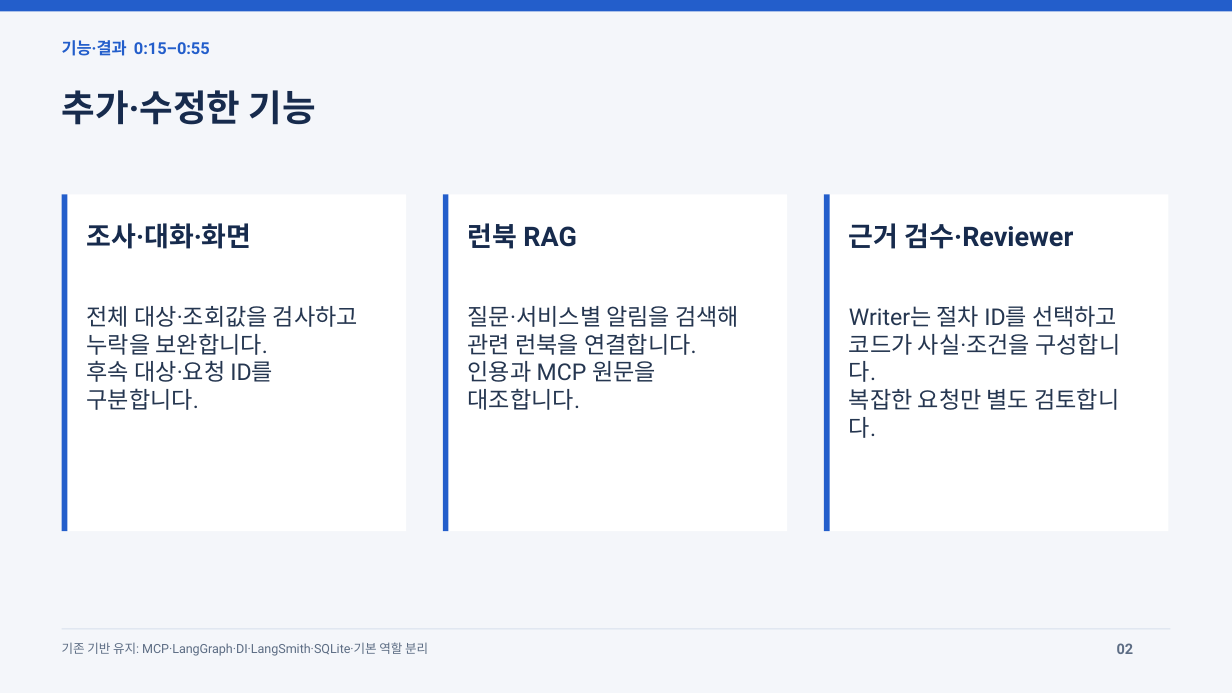
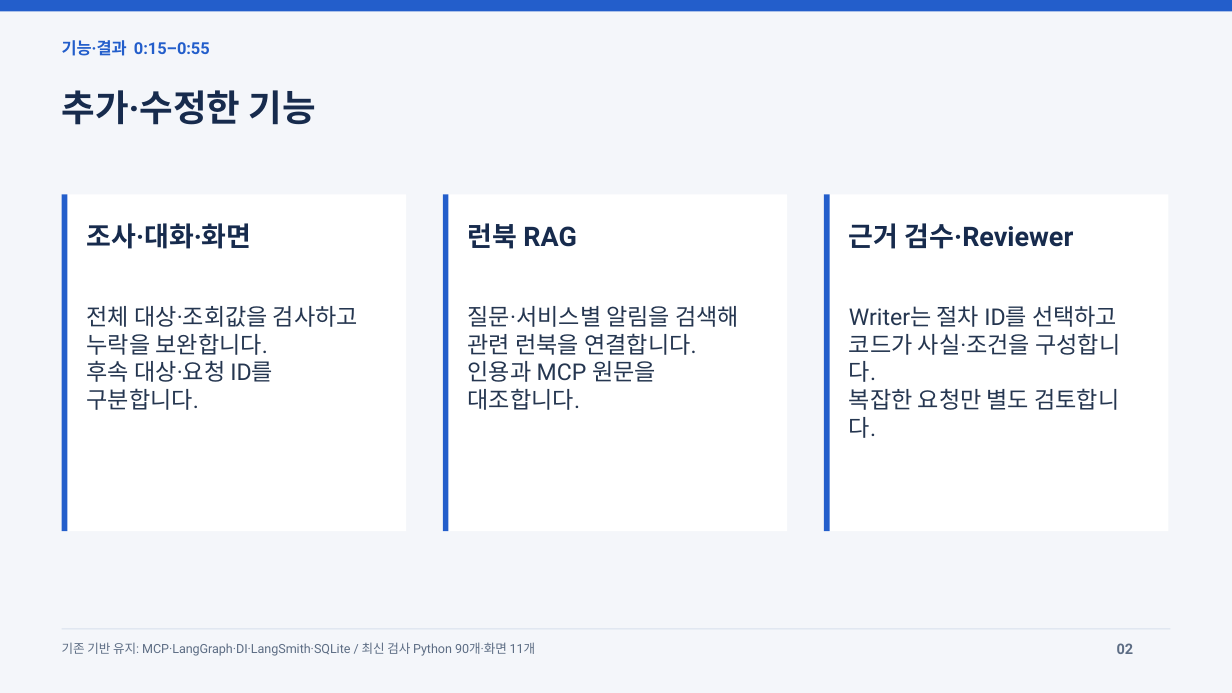
Before and after one commit to jeonginlee09-cpu/skala-ai-mini_project, a slide deck: slide 2 of output/AI_Agent_개선_최종발표.pptx. Drawn at 1232x693 pixels with LibreOffice and Linux fonts; fonts in the diff are those of the drawing. Boxes give left, top, right and bottom in pixels: in the first picture for what was removed or moved away, otherwise in the second. Text is boxed around its words. In the diff, an @@ line names an element or a change of style, - is before the commit and + after.

```diff
--- a/output/AI_Agent_개선_최종발표.pptx
+++ b/output/AI_Agent_개선_최종발표.pptx
@@ text at box(62, 642, 536, 656): text changed @@
-기존 기반 유지: MCP·LangGraph·DI·LangSmith·SQLite·기본 역할 분리
+기존 기반 유지: MCP·LangGraph·DI·LangSmith·SQLite / 최신 검사 Python 90개·화면 11개
```
Also in this commit, not shown: 4 other slides changed, 35 other files.
